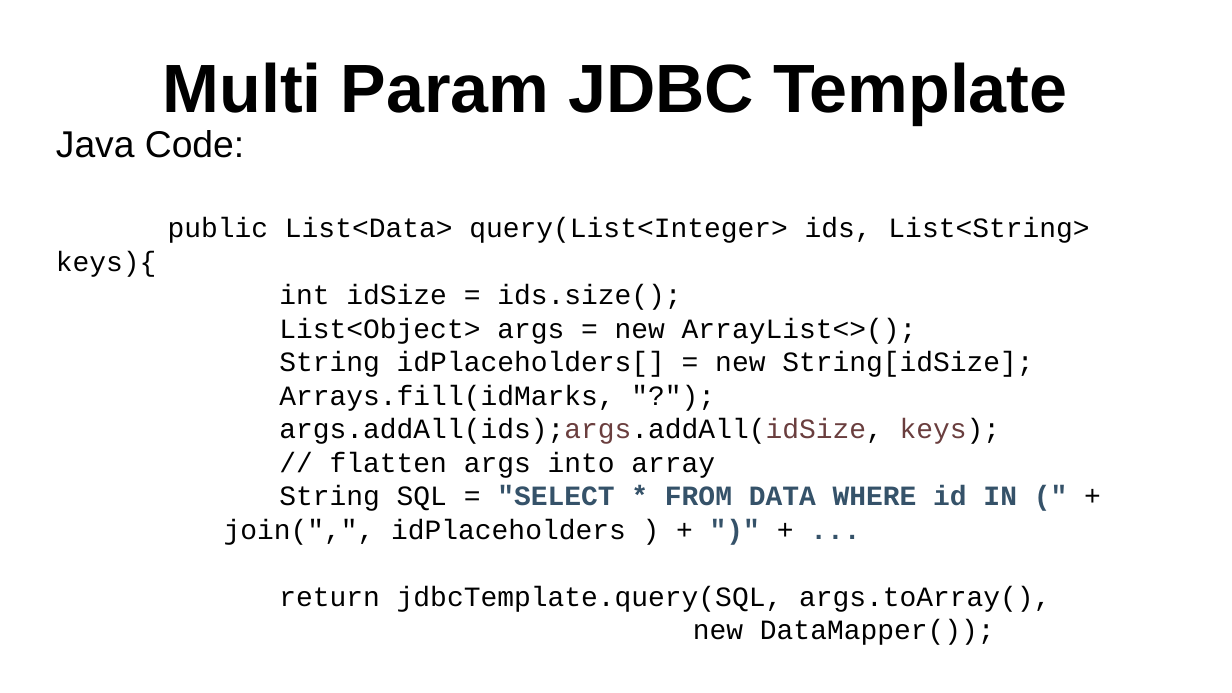
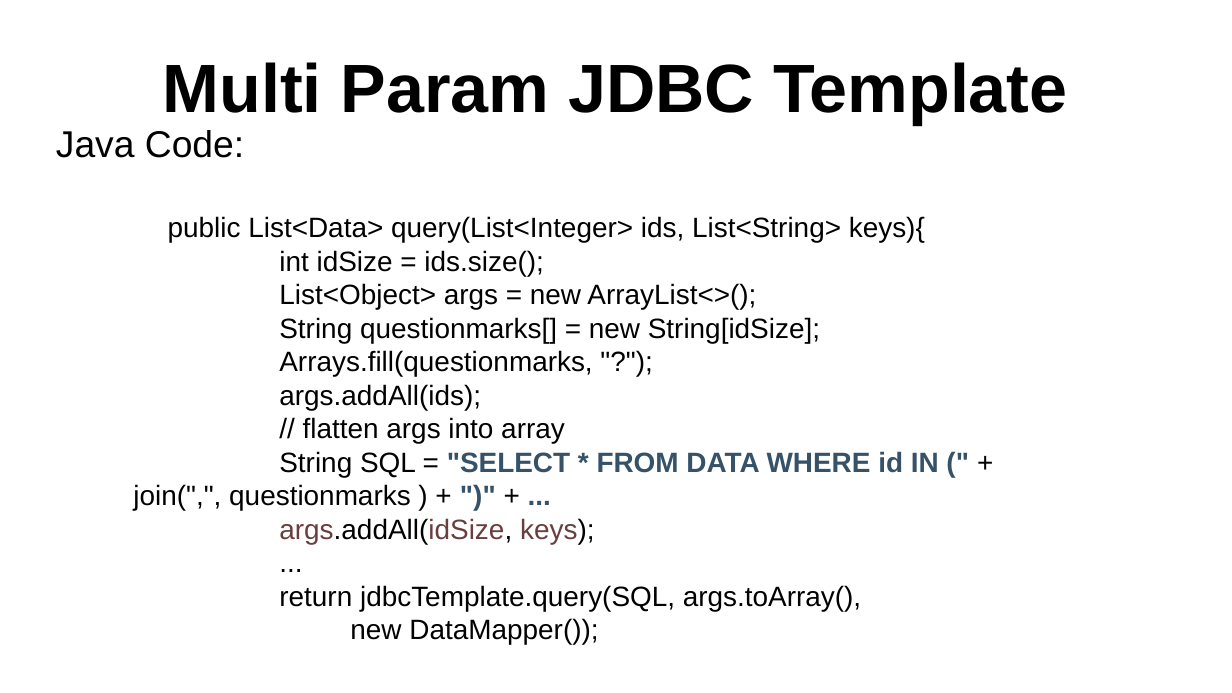
Before and after one commit to sergueik/springboot_study, a slide deck: slide 5 of basic-postgresql/Multi Param JDBC Template.odp (slide 4 before the commit). Drawn at 1232x693 pixels with LibreOffice and Linux fonts; fonts in the diff are those of the drawing. Boxes give left, top, right and bottom in pixels: in the first picture for what was removed or moved away, otherwise in the second. Text is boxed around its words. In the diff, an @@ line names an element or a change of style, - is before the commit and + after.

```diff
--- a/basic-postgresql/Multi Param JDBC Template.odp
+++ b/basic-postgresql/Multi Param JDBC Template.odp
@@ subtitle at (168, 216, 925, 645): font Courier New to Arial in "public List<Data> query(List<Integer> ids, List<String> keys ...", "int idSize = ids.size();", "List<Object> args = new ArrayList<>();", "return jdbcTemplate.query(SQL, args.toArray(), new DataMappe ..." @@
@@ subtitle at (133, 317, 939, 544): text changed; font Courier New to Arial @@
-String idPlaceholders[] = new String[idSize];
-Arrays.fill(idMarks, "?");
-args.addAll(ids);args.addAll(idSize, keys);
-// flatten args into array
-String SQL = "SELECT * FROM DATA WHERE id IN (" +
-join(",", idPlaceholders ) + ")" + ...
+String questionmarks[] = new String[idSize];
+Arrays.fill(questionmarks, "?");
+args.addAll(ids);
+// flatten args into array
+String SQL = "SELECT * FROM DATA WHERE id IN (" +
+join(",", questionmarks ) + ")" + ...
+args.addAll(idSize, keys);
+...
```
Also in this commit, not shown: 2 other slides changed, 1 slide added, 1 other file.
